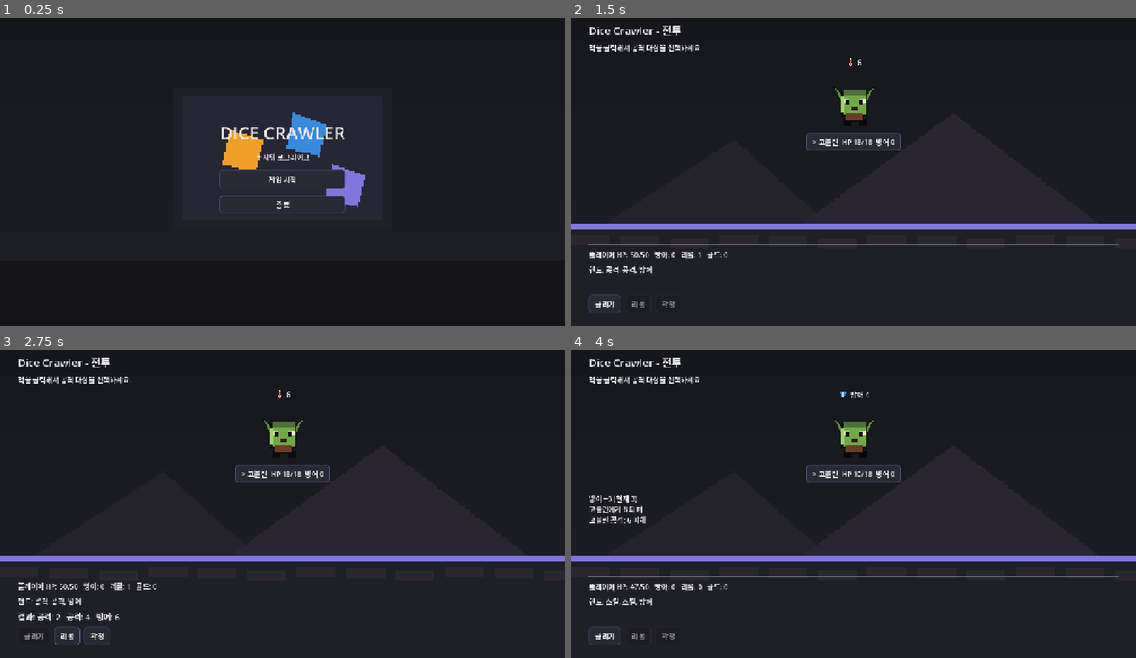
Above: before the commit, frames 1-4 (two rows, left to right).
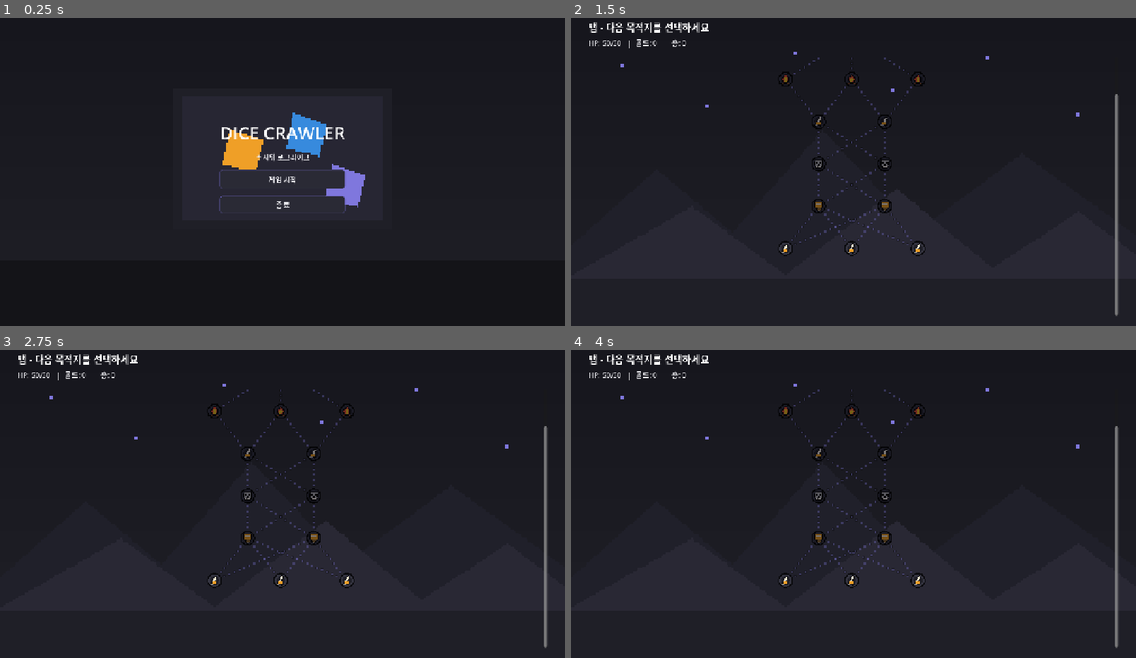
Above: after the commit, the same moments.

Repository: iamfreakin/Dice-Crawler
Game: Godot game, scene res://scenes/MainMenu.tscn
Same seed, same stepped clock (60 frames per second), same inputs: the game is played once before the commit and once after it.
Inputs (mouse positions are in pixels of both pictures, inside the frame that each line leads up to):
- Up to frame 1 (0.25 s): no input
- Up to frame 2 (1.5 s): click "게임 시작" at 0.5 s; click (797, 165) at 1.25 s, where only the run before the commit has a clickable "전투"
- Up to frame 3 (2.75 s): click (33, 636) at 2 s, where only the run before the commit has a clickable "굴리기"
- Up to frame 4 (4 s): click (638, 636) at 2.75 s, where only the run before the commit has a clickable "리롤"; click (667, 636) at 3.5 s, where only the run before the commit has a clickable "확정"

The runs differ from the first frame. In frame 2, 5.6% of the frame differs, in the area x 0-100%, y 1-97%; in frame 3, 5.6%; in frame 4, 5.9%.

Commit message:
feat: 맵 풀 비주얼 — 좌표 기반 노드 + 연결선
- MapCanvas: 노드 격자 배치, path_dot 점선 엣지(현재 경로 보라 강조),
  프레임+타입 아이콘+현재 발광 링, 호버 확대, 등장 팝업 애니
- MapScreen: 캔버스 구동 방식으로 재작성, 시작 시 현재 위치로 스크롤
- 맵 노드 아이콘/프레임/링/점선 에셋 추가, bg_map 산맥 배경 교체

Diff:
--- a/scenes/Battle.tscn
+++ b/scenes/Battle.tscn
@@ -1,6 +1,10 @@
-[gd_scene load_steps=2 format=3]
+[gd_scene load_steps=4 format=3]
 
 [ext_resource type="Script" path="res://scripts/battle/BattleScreen.gd" id="1_battle"]
+[ext_resource type="Texture2D" path="res://assets/sprites/ui/bg_battle.png" id="2_bg"]
+
+[sub_resource type="LabelSettings" id="LabelSettings_title"]
+font_size = 24
 
 [node name="Battle" type="Control"]
 layout_mode = 3
@@ -10,3 +14,84 @@
 grow_horizontal = 2
 grow_vertical = 2
 script = ExtResource("1_battle")
+
+[node name="Background" type="TextureRect" parent="."]
+layout_mode = 1
+anchors_preset = 15
+anchor_right = 1.0
+anchor_bottom = 1.0
+grow_horizontal = 2
+grow_vertical = 2
+mouse_filter = 2
+texture = ExtResource("2_bg")
+stretch_mode = 0
+
+[node name="Root" type="VBoxContainer" parent="."]
+layout_mode = 1
+anchors_preset = 15
+anchor_right = 1.0
+anchor_bottom = 1.0
+offset_left = 40.0
+offset_top = 30.0
+offset_right = -40.0
+offset_bottom = -30.0
+grow_horizontal = 2
+grow_vertical = 2
+theme_override_constants/separation = 10
+
+[node name="Title" type="Label" parent="Root"]
+layout_mode = 2
+text = "Dice Crawler - 전투"
+label_settings = SubResource("LabelSettings_title")
+
+[node name="EnemyHint" type="Label" parent="Root"]
+layout_mode = 2
+text = "적을 클릭해서 공격 대상을 선택하세요."
+
+[node name="EnemyBox" type="HBoxContainer" parent="Root"]
+layout_mode = 2
+theme_override_constants/separation = 24
+alignment = 1
+
+[node name="SeparatorA" type="HSeparator" parent="Root"]
+layout_mode = 2
+
+[node name="Log" type="RichTextLabel" parent="Root"]
+custom_minimum_size = Vector2(0, 120)
+layout_mode = 2
+size_flags_vertical = 3
+bbcode_enabled = true
+scroll_following = true
+
+[node name="SeparatorB" type="HSeparator" parent="Root"]
+layout_mode = 2
+
+[node name="PlayerLabel" type="Label" parent="Root"]
+layout_mode = 2
+
+[node name="HandLabel" type="Label" parent="Root"]
+layout_mode = 2
+
+[node name="ResultLabel" type="Label" parent="Root"]
+layout_mode = 2
+
+[node name="Buttons" type="HBoxContainer" parent="Root"]
+layout_mode = 2
+theme_override_constants/separation = 10
+
+[node name="RollButton" type="Button" parent="Root/Buttons"]
+layout_mode = 2
+text = "굴리기"
+
+[node name="RerollButton" type="Button" parent="Root/Buttons"]
+layout_mode = 2
+text = "리롤"
+
+[node name="ConfirmButton" type="Button" parent="Root/Buttons"]
+layout_mode = 2
+text = "확정"
+
+[node name="ContinueButton" type="Button" parent="Root/Buttons"]
+visible = false
+layout_mode = 2
+text = "계속"
--- a/scenes/MainMenu.tscn
+++ b/scenes/MainMenu.tscn
@@ -1,6 +1,10 @@
-[gd_scene load_steps=2 format=3]
+[gd_scene load_steps=4 format=3]
 
 [ext_resource type="Script" path="res://scripts/ui/MainMenu.gd" id="1_menu"]
+[ext_resource type="Texture2D" path="res://assets/sprites/ui/bg_menu.png" id="2_bg"]
+
+[sub_resource type="LabelSettings" id="LabelSettings_title"]
+font_size = 40
 
 [node name="MainMenu" type="Control"]
 layout_mode = 3
@@ -10,3 +14,48 @@
 grow_horizontal = 2
 grow_vertical = 2
 script = ExtResource("1_menu")
+
+[node name="Background" type="TextureRect" parent="."]
+layout_mode = 1
+anchors_preset = 15
+anchor_right = 1.0
+anchor_bottom = 1.0
+grow_horizontal = 2
+grow_vertical = 2
+mouse_filter = 2
+texture = ExtResource("2_bg")
+stretch_mode = 0
+
+[node name="Center" type="CenterContainer" parent="."]
+layout_mode = 1
+anchors_preset = 15
+anchor_right = 1.0
+anchor_bottom = 1.0
+grow_horizontal = 2
+grow_vertical = 2
+
+[node name="MenuBox" type="VBoxContainer" parent="Center"]
+layout_mode = 2
+theme_override_constants/separation = 16
+alignment = 1
+
+[node name="Title" type="Label" parent="Center/MenuBox"]
+layout_mode = 2
+text = "DICE CRAWLER"
+label_settings = SubResource("LabelSettings_title")
+horizontal_alignment = 1
+
+[node name="Subtitle" type="Label" parent="Center/MenuBox"]
+layout_mode = 2
+text = "주사위 로그라이크"
+horizontal_alignment = 1
+
+[node name="StartButton" type="Button" parent="Center/MenuBox"]
+custom_minimum_size = Vector2(200, 44)
+layout_mode = 2
+text = "게임 시작"
+
+[node name="QuitButton" type="Button" parent="Center/MenuBox"]
+custom_minimum_size = Vector2(200, 36)
+layout_mode = 2
+text = "종료"
--- a/scenes/Map.tscn
+++ b/scenes/Map.tscn
@@ -1,6 +1,10 @@
-[gd_scene load_steps=2 format=3]
+[gd_scene load_steps=4 format=3]
 
 [ext_resource type="Script" path="res://scripts/map/MapScreen.gd" id="1_map"]
+[ext_resource type="Texture2D" path="res://assets/sprites/ui/bg_map.png" id="2_bg"]
+
+[sub_resource type="LabelSettings" id="LabelSettings_title"]
+font_size = 22
 
 [node name="Map" type="Control"]
 layout_mode = 3
@@ -10,3 +14,48 @@
 grow_horizontal = 2
 grow_vertical = 2
 script = ExtResource("1_map")
+
+[node name="Background" type="TextureRect" parent="."]
+layout_mode = 1
+anchors_preset = 15
+anchor_right = 1.0
+anchor_bottom = 1.0
+grow_horizontal = 2
+grow_vertical = 2
+mouse_filter = 2
+texture = ExtResource("2_bg")
+stretch_mode = 0
+
+[node name="Root" type="VBoxContainer" parent="."]
+layout_mode = 1
+anchors_preset = 15
+anchor_right = 1.0
+anchor_bottom = 1.0
+offset_left = 40.0
+offset_top = 24.0
+offset_right = -40.0
+offset_bottom = -24.0
+grow_horizontal = 2
+grow_vertical = 2
+theme_override_constants/separation = 8
+
+[node name="Title" type="Label" parent="Root"]
+layout_mode = 2
+text = "맵 - 다음 목적지를 선택하세요"
+label_settings = SubResource("LabelSettings_title")
+
+[node name="StatusLabel" type="Label" parent="Root"]
+layout_mode = 2
+
+[node name="Separator" type="HSeparator" parent="Root"]
+layout_mode = 2
+
+[node name="Scroll" type="ScrollContainer" parent="Root"]
+layout_mode = 2
+size_flags_vertical = 3
+horizontal_scroll_mode = 0
+
+[node name="RowsBox" type="VBoxContainer" parent="Root/Scroll"]
+layout_mode = 2
+size_flags_horizontal = 3
+theme_override_constants/separation = 6
--- a/scenes/Reward.tscn
+++ b/scenes/Reward.tscn
@@ -1,6 +1,10 @@
-[gd_scene load_steps=2 format=3]
+[gd_scene load_steps=4 format=3]
 
 [ext_resource type="Script" path="res://scripts/ui/RewardScreen.gd" id="1_reward"]
+[ext_resource type="Texture2D" path="res://assets/sprites/ui/bg_battle.png" id="2_bg"]
+
+[sub_resource type="LabelSettings" id="LabelSettings_title"]
+font_size = 28
 
 [node name="Reward" type="Control"]
 layout_mode = 3
@@ -10,3 +14,33 @@
 grow_horizontal = 2
 grow_vertical = 2
 script = ExtResource("1_reward")
+
+[node name="Background" type="TextureRect" parent="."]
+layout_mode = 1
+anchors_preset = 15
+anchor_right = 1.0
+anchor_bottom = 1.0
+grow_horizontal = 2
+grow_vertical = 2
+mouse_filter = 2
+texture = ExtResource("2_bg")
+stretch_mode = 0
+
+[node name="Center" type="CenterContainer" parent="."]
+layout_mode = 1
+anchors_preset = 15
+anchor_right = 1.0
+anchor_bottom = 1.0
+grow_horizontal = 2
+grow_vertical = 2
+
+[node name="RewardBox" type="VBoxContainer" parent="Center"]
+layout_mode = 2
+theme_override_constants/separation = 14
+alignment = 1
+
+[node name="Title" type="Label" parent="Center/RewardBox"]
+layout_mode = 2
+text = "보상 선택"
+label_settings = SubResource("LabelSettings_title")
+horizontal_alignment = 1
--- a/scenes/Shop.tscn
+++ b/scenes/Shop.tscn
@@ -1,6 +1,10 @@
-[gd_scene load_steps=2 format=3]
+[gd_scene load_steps=4 format=3]
 
 [ext_resource type="Script" path="res://scripts/ui/ShopScreen.gd" id="1_shop"]
+[ext_resource type="Texture2D" path="res://assets/sprites/ui/bg_map.png" id="2_bg"]
+
+[sub_resource type="LabelSettings" id="LabelSettings_title"]
+font_size = 28
 
 [node name="Shop" type="Control"]
 layout_mode = 3
@@ -10,3 +14,52 @@
 grow_horizontal = 2
 grow_vertical = 2
 script = ExtResource("1_shop")
+
+[node name="Background" type="TextureRect" parent="."]
+layout_mode = 1
+anchors_preset = 15
+anchor_right = 1.0
+anchor_bottom = 1.0
+grow_horizontal = 2
+grow_vertical = 2
+mouse_filter = 2
+texture = ExtResource("2_bg")
+stretch_mode = 0
+
+[node name="Center" type="CenterContainer" parent="."]
+layout_mode = 1
+anchors_preset = 15
+anchor_right = 1.0
+anchor_bottom = 1.0
+grow_horizontal = 2
+grow_vertical = 2
+
+[node name="ShopBox" type="VBoxContainer" parent="Center"]
+layout_mode = 2
+theme_override_constants/separation = 12
+alignment = 1
+
+[node name="Title" type="Label" parent="Center/ShopBox"]
+layout_mode = 2
+text = "상점"
+label_settings = SubResource("LabelSettings_title")
+horizontal_alignment = 1
+
+[node name="GoldLabel" type="Label" parent="Center/ShopBox"]
+layout_mode = 2
+horizontal_alignment = 1
+
+[node name="SeparatorA" type="HSeparator" parent="Center/ShopBox"]
+layout_mode = 2
+
+[node name="ItemsBox" type="VBoxContainer" parent="Center/ShopBox"]
+layout_mode = 2
+theme_override_constants/separation = 8
+
+[node name="SeparatorB" type="HSeparator" parent="Center/ShopBox"]
+layout_mode = 2
+
+[node name="LeaveButton" type="Button" parent="Center/ShopBox"]
+custom_minimum_size = Vector2(320, 40)
+layout_mode = 2
+text = "상점 나가기"
--- a/scripts/battle/BattleScreen.gd
+++ b/scripts/battle/BattleScreen.gd
@@ -19,10 +19,9 @@
 
 func _ready() -> void:
 	theme = UITheme.shared()
-	UITheme.add_background(self, "res://assets/sprites/ui/bg_battle.png")
 	if GameManager.dice_pool.is_empty():
 		GameManager.start_new_run()
-	_build_ui()
+	_bind_ui()
 
 	_bm = BattleManager.new()
 	add_child(_bm)
@@ -57,74 +56,20 @@
 	return list
 
 
-func _build_ui() -> void:
-	var root := VBoxContainer.new()
-	root.set_anchors_and_offsets_preset(Control.PRESET_FULL_RECT)
-	root.offset_left = 40
-	root.offset_top = 30
-	root.offset_right = -40
-	root.offset_bottom = -30
-	root.add_theme_constant_override("separation", 10)
-	add_child(root)
-
-	var title := Label.new()
-	title.text = "Dice Crawler - 전투"
-	title.add_theme_font_size_override("font_size", 24)
-	root.add_child(title)
-
-	var enemy_hint := Label.new()
-	enemy_hint.text = "적을 클릭해서 공격 대상을 선택하세요."
-	root.add_child(enemy_hint)
-
-	_enemy_box = HBoxContainer.new()
-	_enemy_box.alignment = BoxContainer.ALIGNMENT_CENTER
-	_enemy_box.add_theme_constant_override("separation", 24)
-	root.add_child(_enemy_box)
-
-	root.add_child(HSeparator.new())
-
-	_log = RichTextLabel.new()
-	_log.bbcode_enabled = true
-	_log.scroll_following = true
-	_log.size_flags_vertical = Control.SIZE_EXPAND_FILL
-	root.add_child(_log)
-
-	root.add_child(HSeparator.new())
-
-	_player_label = Label.new()
-	root.add_child(_player_label)
-
-	_hand_label = Label.new()
-	root.add_child(_hand_label)
-
-	_result_label = Label.new()
-	_result_label.add_theme_font_size_override("font_size", 18)
-	root.add_child(_result_label)
-
-	var buttons := HBoxContainer.new()
-	buttons.add_theme_constant_override("separation", 10)
-	root.add_child(buttons)
-
-	_roll_btn = Button.new()
-	_roll_btn.text = "굴리기"
+func _bind_ui() -> void:
+	_enemy_box = $Root/EnemyBox as HBoxContainer
+	_log = $Root/Log as RichTextLabel
+	_player_label = $Root/PlayerLabel as Label
+	_hand_label = $Root/HandLabel as Label
+	_result_label = $Root/ResultLabel as Label
+	_roll_btn = $Root/Buttons/RollButton as Button
+	_reroll_btn = $Root/Buttons/RerollButton as Button
+	_confirm_btn = $Root/Buttons/ConfirmButton as Button
+	_continue_btn = $Root/Buttons/ContinueButton as Button
 	_roll_btn.pressed.connect(_on_roll_pressed)
-	buttons.add_child(_roll_btn)
-
-	_reroll_btn = Button.new()
-	_reroll_btn.text = "리롤"
 	_reroll_btn.pressed.connect(_on_reroll_pressed)
-	buttons.add_child(_reroll_btn)
-
-	_confirm_btn = Button.new()
-	_confirm_btn.text = "확정"
 	_confirm_btn.pressed.connect(_on_confirm_pressed)
-	buttons.add_child(_confirm_btn)
-
-	_continue_btn = Button.new()
-	_continue_btn.text = "계속"
-	_continue_btn.visible = false
 	_continue_btn.pressed.connect(_on_continue_pressed)
-	buttons.add_child(_continue_btn)
 
 
 func _on_roll_pressed() -> void:
--- /dev/null
+++ b/scripts/map/MapCanvas.gd
@@ -0,0 +1,149 @@
+class_name MapCanvas
+extends Control
+## 노드 맵을 좌표 기반으로 그린다: 노드(프레임+아이콘+링) 배치 + 연결선(엣지) 드로잉.
+## 클릭 가능한 노드만 입력을 받고, 선택 시 node_selected 시그널을 쏜다.
+
+signal node_selected(node: MapNode)
+
+const COL_SPACING := 150.0   # 같은 행 노드 간 가로 간격
+const ROW_SPACING := 96.0    # 행 간 세로 간격
+const MARGIN := 56.0         # 위/아래 여백
+const NODE_BOX := 48.0       # 노드 위젯 한 변(링 크기)
+
+const ASSET := "res://assets/sprites/map/"
+
+var _frame: Texture2D = load(ASSET + "node_frame.png")
+var _ring: Texture2D = load(ASSET + "node_ring.png")
+var _dot: Texture2D = load(ASSET + "path_dot.png")
+
+var _map: Array = []
+var _available: Array[int] = []
+var _current_id: int = -1
+var _centers: Dictionary = {}        # node id -> 중심 좌표
+var _widgets: Array[Dictionary] = [] # {node, ctrl, available}
+var _did_appear: bool = false
+
+func setup(map: Array, available_ids: Array[int], current_id: int) -> void:
+	_map = map
+	_available = available_ids
+	_current_id = current_id
+	_did_appear = false
+	_build()
+
+func _build() -> void:
+	for c in get_children():
+		c.queue_free()
+	_widgets.clear()
+	_centers.clear()
+
+	custom_minimum_size = Vector2(0, _map.size() * ROW_SPACING + MARGIN * 2.0)
+	size_flags_horizontal = Control.SIZE_EXPAND_FILL
+
+	for row in _map:
+		for node in row:
+			var w := _make_node(node)
+			add_child(w)
+			_widgets.append({"node": node, "ctrl": w, "available": _available.has(node.id)})
+
+	if not resized.is_connected(_relayout):
+		resized.connect(_relayout)
+	call_deferred("_relayout")
+
+func _make_node(node: MapNode) -> Control:
+	var box := Control.new()
+	box.custom_minimum_size = Vector2(NODE_BOX, NODE_BOX)
+	box.size = Vector2(NODE_BOX, NODE_BOX)
+	box.pivot_offset = Vector2(NODE_BOX, NODE_BOX) * 0.5
+
+	var is_current: bool = node.id == _current_id
+	var is_available: bool = _available.has(node.id)
+
+	# 현재 노드 강조 링 (48)
+	if is_current and _ring != null:
+		box.add_child(_tex(_ring, Vector2.ZERO))
+	# 프레임 (40, 중앙)
+	if _frame != null:
+		box.add_child(_tex(_frame, Vector2(4, 4)))
+	# 타입 아이콘 (32, 중앙)
+	var icon := _icon_for(node.type)
+	if icon != null:
+		box.add_child(_tex(icon, Vector2(8, 8)))
+
+	# 이동 불가/지나친 노드는 어둡게
+	if not (is_available or is_current):
+		box.modulate = Color(0.5, 0.5, 0.56)
+
+	# 입력 (이동 가능할 때만)
+	if is_available:
+		box.mouse_default_cursor_shape = Control.CURSOR_POINTING_HAND
+		box.gui_input.connect(func(ev: InputEvent):
+			if ev is InputEventMouseButton and ev.pressed and ev.button_index == MOUSE_BUTTON_LEFT:
+				node_selected.emit(node))
+		box.mouse_entered.connect(func(): box.scale = Vector2(1.18, 1.18))
+		box.mouse_exited.connect(func(): box.scale = Vector2.ONE)
+	return box
+
+func _tex(t: Texture2D, pos: Vector2) -> TextureRect:
+	var tr := TextureRect.new()
+	tr.texture = t
+	tr.position = pos
+	tr.mouse_filter = Control.MOUSE_FILTER_IGNORE  # 클릭은 box가 받게
+	return tr
+
+func _icon_for(type: int) -> Texture2D:
+	match type:
+		MapNode.Type.BATTLE: return load(ASSET + "node_battle.png")
+		MapNode.Type.ELITE: return load(ASSET + "node_elite.png")
+		MapNode.Type.REST: return load(ASSET + "node_rest.png")
+		MapNode.Type.SHOP: return load(ASSET + "node_shop.png")
+		MapNode.Type.BOSS: return load(ASSET + "node_boss.png")
+	return null
+
+# --- 배치 / 그리기 ------------------------------------------------------
+func _relayout() -> void:
+	var w := size.x
+	if w <= 1.0:
+		w = 700.0
+	var total_rows := _map.size()
+	for item in _widgets:
+		var node: MapNode = item["node"]
+		var count := (_map[node.row] as Array).size()
+		var cx := w * 0.5 + (float(node.column) - float(count - 1) / 2.0) * COL_SPACING
+		var cy := MARGIN + float(total_rows - 1 - node.row) * ROW_SPACING
+		_centers[node.id] = Vector2(cx, cy)
+		(item["ctrl"] as Control).position = Vector2(cx, cy) - Vector2(NODE_BOX, NODE_BOX) * 0.5
+	queue_redraw()
+	if not _did_appear:
+		_did_appear = true
+		_animate_in()
+
+func _animate_in() -> void:
+	for item in _widgets:
+		var ctrl: Control = item["ctrl"]
+		var node: MapNode = item["node"]
+		ctrl.scale = Vector2(0.4, 0.4)
+		var tw := create_tween()
+		tw.tween_interval(0.03 * float(_map.size() - 1 - node.row))
+		tw.tween_property(ctrl, "scale", Vector2.ONE, 0.18).set_trans(Tween.TRANS_BACK).set_ease(Tween.EASE_OUT)
+
+func _draw() -> void:
+	for r in range(_map.size() - 1):
+		for node in _map[r]:
+			if not _centers.has(node.id):
+				continue
+			for nid in node.next:
+				if _centers.has(nid):
+					_draw_path(_centers[node.id], _centers[nid], node.id == _current_id)
+
+func _draw_path(a: Vector2, b: Vector2, highlight: bool) -> void:
+	if _dot != null:
+		var dist := a.distance_to(b)
+		var n := maxi(1, int(dist / 12.0))
+		var half := _dot.get_size() * 0.5
+		var tint := Color(0.72, 0.66, 1.0, 1.0) if highlight else Color(1, 1, 1, 0.32)
+		for i in range(n + 1):
+			var p := a.lerp(b, float(i) / float(n))
+			draw_texture(_dot, p - half, tint)
+	else:
+		var col := Color(0.72, 0.66, 1.0, 0.9) if highlight else Color(0.6, 0.6, 0.7, 0.3)
+		draw_line(a, b, col, 2.0)
--- a/scripts/map/MapScreen.gd
+++ b/scripts/map/MapScreen.gd
@@ -1,52 +1,41 @@
 extends Control
-## 런 맵 화면. 이동 가능한 노드만 선택할 수 있다.
+## 런 맵 화면. 좌표 기반 MapCanvas 를 구동하고, 노드 선택을 라우팅한다.
 
 const REST_HEAL: int = 12
 
-var _rows_box: VBoxContainer
 var _status_label: Label
+var _scroll: ScrollContainer
+var _canvas: MapCanvas
 
 
 func _ready() -> void:
 	theme = UITheme.shared()
-	UITheme.add_background(self, "res://assets/sprites/ui/bg_map.png")
-
-	var root := VBoxContainer.new()
-	root.set_anchors_and_offsets_preset(Control.PRESET_FULL_RECT)
-	root.offset_left = 40
-	root.offset_top = 24
-	root.offset_right = -40
-	root.offset_bottom = -24
-	root.add_theme_constant_override("separation", 8)
-	add_child(root)
-
-	var title := Label.new()
-	title.text = "맵 - 다음 목적지를 선택하세요"
-	title.add_theme_font_size_override("font_size", 22)
-	root.add_child(title)
-
-	_status_label = Label.new()
-	root.add_child(_status_label)
-
-	root.add_child(HSeparator.new())
-
-	var scroll := ScrollContainer.new()
-	scroll.size_flags_vertical = Control.SIZE_EXPAND_FILL
-	scroll.horizontal_scroll_mode = ScrollContainer.SCROLL_MODE_DISABLED
-	root.add_child(scroll)
-
-	_rows_box = VBoxContainer.new()
-	_rows_box.size_flags_horizontal = Control.SIZE_EXPAND_FILL
-	_rows_box.add_theme_constant_override("separation", 6)
-	scroll.add_child(_rows_box)
-
+	_status_label = $Root/StatusLabel as Label
+	_scroll = $Root/Scroll as ScrollContainer
 	_render()
 
 
 func _render() -> void:
-	for child in _rows_box.get_children():
+	_update_status()
+
+	# 캔버스 새로 구성
+	for child in _scroll.get_children():
 		child.queue_free()
+	_canvas = MapCanvas.new()
+	_canvas.node_selected.connect(_on_node_selected)
+	_scroll.add_child(_canvas)
 
+	var available := GameManager.get_available_nodes()
+	var available_ids: Array[int] = []
+	for n in available:
+		available_ids.append(n.id)
+	var current_id: int = GameManager.current_node.id if GameManager.current_node != null else -1
+	_canvas.setup(GameManager.map, available_ids, current_id)
+	# 시작 시 아래(현재 위치)쪽이 보이도록 스크롤
+	_scroll.set_deferred("scroll_vertical", 100000)
+
+
+func _update_status() -> void:
 	var relic_names: Array[String] = []
 	for r in GameManager.relics:
 		relic_names.append(r.display_name)
@@ -55,30 +44,6 @@
 		GameManager.current_hp, GameManager.max_hp, GameManager.gold,
 		GameManager.current_floor, relic_part
 	]
-
-	var available := GameManager.get_available_nodes()
-	var available_ids: Array[int] = []
-	for n in available:
-		available_ids.append(n.id)
-
-	for r in range(GameManager.map.size() - 1, -1, -1):
-		var row: Array = GameManager.map[r]
-		var hbox := HBoxContainer.new()
-		hbox.alignment = BoxContainer.ALIGNMENT_CENTER
-		hbox.add_theme_constant_override("separation", 12)
-		_rows_box.add_child(hbox)
-
-		for node in row:
-			var btn := Button.new()
-			var is_available: bool = available_ids.has(node.id)
-			var is_current: bool = GameManager.current_node != null and GameManager.current_node.id == node.id
-			var mark := "  현재" if is_current else ""
-			btn.text = MapNode.type_label(node.type) + mark
-			btn.custom_minimum_size = Vector2(120, 40)
-			btn.disabled = not is_available
-			if is_available:
-				btn.pressed.connect(_on_node_selected.bind(node))
-			hbox.add_child(btn)
 
 
 func _on_node_selected(node: MapNode) -> void:
--- a/scripts/ui/MainMenu.gd
+++ b/scripts/ui/MainMenu.gd
@@ -4,39 +4,10 @@
 
 func _ready() -> void:
 	theme = UITheme.shared()
-	UITheme.add_background(self, "res://assets/sprites/ui/bg_menu.png")
-
-	var center := CenterContainer.new()
-	center.set_anchors_preset(Control.PRESET_FULL_RECT)
-	add_child(center)
-
-	var vbox := VBoxContainer.new()
-	vbox.alignment = BoxContainer.ALIGNMENT_CENTER
-	vbox.add_theme_constant_override("separation", 16)
-	center.add_child(vbox)
-
-	var title := Label.new()
-	title.text = "DICE CRAWLER"
-	title.add_theme_font_size_override("font_size", 40)
-	title.horizontal_alignment = HORIZONTAL_ALIGNMENT_CENTER
-	vbox.add_child(title)
-
-	var subtitle := Label.new()
-	subtitle.text = "주사위 로그라이크"
-	subtitle.horizontal_alignment = HORIZONTAL_ALIGNMENT_CENTER
-	vbox.add_child(subtitle)
-
-	var start_btn := Button.new()
-	start_btn.text = "게임 시작"
-	start_btn.custom_minimum_size = Vector2(200, 44)
+	var start_btn := $Center/MenuBox/StartButton as Button
 	start_btn.pressed.connect(_on_start)
-	vbox.add_child(start_btn)
-
-	var quit_btn := Button.new()
-	quit_btn.text = "종료"
-	quit_btn.custom_minimum_size = Vector2(200, 36)
+	var quit_btn := $Center/MenuBox/QuitButton as Button
 	quit_btn.pressed.connect(func(): get_tree().quit())
-	vbox.add_child(quit_btn)
 
 
 func _on_start() -> void:
--- a/scripts/ui/RewardScreen.gd
+++ b/scripts/ui/RewardScreen.gd
@@ -4,30 +4,14 @@
 
 func _ready() -> void:
 	theme = UITheme.shared()
-	UITheme.add_background(self, "res://assets/sprites/ui/bg_battle.png")
-
-	var center := CenterContainer.new()
-	center.set_anchors_preset(Control.PRESET_FULL_RECT)
-	add_child(center)
-
-	var vbox := VBoxContainer.new()
-	vbox.alignment = BoxContainer.ALIGNMENT_CENTER
-	vbox.add_theme_constant_override("separation", 14)
-	center.add_child(vbox)
-
-	var title := Label.new()
-	title.text = "보상 선택"
-	title.add_theme_font_size_override("font_size", 28)
-	title.horizontal_alignment = HORIZONTAL_ALIGNMENT_CENTER
-	vbox.add_child(title)
-
-	_add_reward(vbox, "주사위 강화: 숫자 면 +1", _reward_upgrade)
-	_add_reward(vbox, "체력 회복 +10", _reward_heal)
-	_add_reward(vbox, "스킬 주사위 획득", _reward_new_die)
+	var reward_box := $Center/RewardBox as VBoxContainer
+	_add_reward(reward_box, "주사위 강화: 숫자 면 +1", _reward_upgrade)
+	_add_reward(reward_box, "체력 회복 +10", _reward_heal)
+	_add_reward(reward_box, "스킬 주사위 획득", _reward_new_die)
 
 	var relic := _random_unowned_relic()
 	if relic != null:
-		_add_reward(vbox, "유물: %s - %s" % [relic.display_name, relic.description],
+		_add_reward(reward_box, "유물: %s - %s" % [relic.display_name, relic.description],
 			func(): GameManager.add_relic(relic))
 
 
--- a/scripts/ui/ShopScreen.gd
+++ b/scripts/ui/ShopScreen.gd
@@ -3,48 +3,23 @@
 
 var _items: Array[Dictionary] = []
 var _gold_label: Label
+var _items_box: VBoxContainer
 
 
 func _ready() -> void:
 	theme = UITheme.shared()
-	UITheme.add_background(self, "res://assets/sprites/ui/bg_map.png")
-
-	var center := CenterContainer.new()
-	center.set_anchors_preset(Control.PRESET_FULL_RECT)
-	add_child(center)
-
-	var vbox := VBoxContainer.new()
-	vbox.alignment = BoxContainer.ALIGNMENT_CENTER
-	vbox.add_theme_constant_override("separation", 12)
-	center.add_child(vbox)
-
-	var title := Label.new()
-	title.text = "상점"
-	title.add_theme_font_size_override("font_size", 28)
-	title.horizontal_alignment = HORIZONTAL_ALIGNMENT_CENTER
-	vbox.add_child(title)
-
-	_gold_label = Label.new()
-	_gold_label.horizontal_alignment = HORIZONTAL_ALIGNMENT_CENTER
-	vbox.add_child(_gold_label)
-
-	vbox.add_child(HSeparator.new())
-
+	_gold_label = $Center/ShopBox/GoldLabel as Label
+	_items_box = $Center/ShopBox/ItemsBox as VBoxContainer
 	_generate_stock()
 	for item in _items:
 		var btn := Button.new()
 		btn.custom_minimum_size = Vector2(320, 40)
 		btn.pressed.connect(_on_buy.bind(item))
 		item["btn"] = btn
-		vbox.add_child(btn)
+		_items_box.add_child(btn)
 
-	vbox.add_child(HSeparator.new())
-
-	var leave := Button.new()
-	leave.text = "상점 나가기"
-	leave.custom_minimum_size = Vector2(320, 40)
+	var leave := $Center/ShopBox/LeaveButton as Button
 	leave.pressed.connect(func(): SceneRouter.goto(SceneRouter.MAP))
-	vbox.add_child(leave)
 
 	_refresh()
 
Binary file added: assets/sprites/map/node_battle.png
Binary file added: assets/sprites/map/node_boss.png
Binary file added: assets/sprites/map/node_elite.png
Binary file added: assets/sprites/map/node_frame.png
Binary file added: assets/sprites/map/node_rest.png
Binary file added: assets/sprites/map/node_ring.png
Binary file added: assets/sprites/map/node_shop.png
Binary file added: assets/sprites/map/path_dot.png
Binary file changed: assets/sprites/ui/bg_map.png
Binary file added: docs/pixel_art_direction.png
Not shown, changed: docs/asset_spec.md
